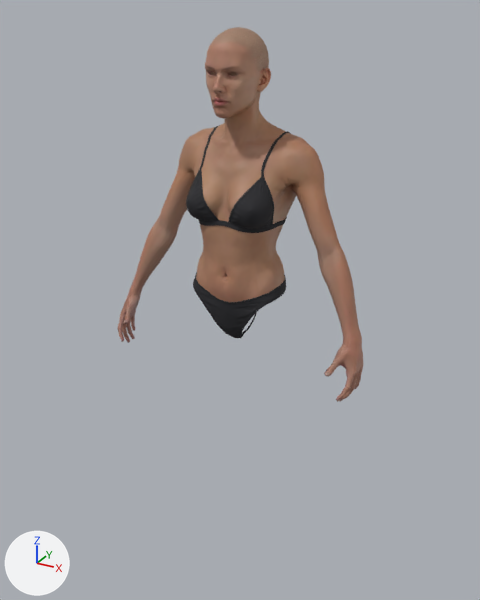
The glTF model muscle-studio/public/models/ecorche/female/skin-lite.glb, before and after one commit.
Camera for both pictures: a 50 mm lens placed at (0.891, -1.632, 1.736), pointed at (-0.017, 0.019, 0.91). Every picture has the same lights, and +X, +Y and +Z are marked at lower left. The first picture is the older version. Where no turn or scale is listed for an object, it has been applied to the vertices. Vertices at exactly the same position are counted once.

Names of what the first picture shows: 'Body_m', 'Female_Clothes_m'.
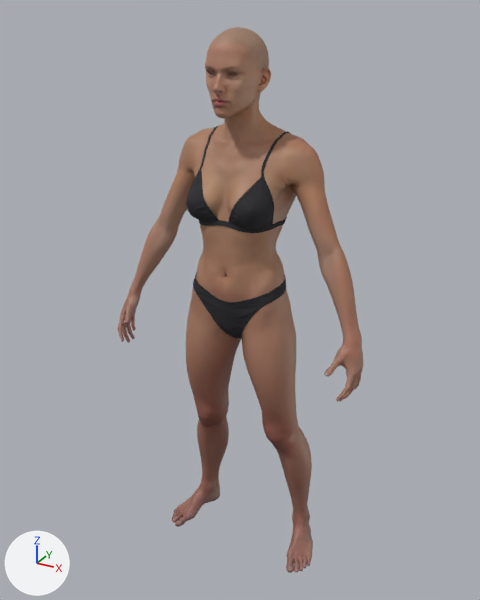
Commit message: Écorché skin: keep the legs

Where the newer file only moved an object's origin or applied its transform, the numbers keep the older frame.

Location of each change, [x1, y1, x2, y2] in pixels of the pictures (480 x 600 px):
'Body_m', reshaped (45% taller)
    before: [118, 27, 363, 402]
    after: [118, 27, 363, 573]
part 1 of me_body_m, added (brown)
    after: [172, 288, 313, 573]

The change, as a list of edits to the scene's bpy script:
```text
Change me_body_m:
    used by ob_body_m; location = (0.0, -0.017, 1.209)
    remove me_body_m.from_pydata(...)  # 9689 vertices, 19163 faces; spans x -0.407..0.407, y -0.131..0.131, z -0.481..0.481
    add me_body_m.from_pydata(...)  # 12993 vertices, 25686 faces; spans x -0.407..0.407, y -0.131..0.156, z -1.21..0.481
    me_body_m part 1: a new loose piece of 4097 vertices spanning x -0.276..0.276, y -0.082..0.156, z -1.21..-0.22, in mat_skin
    other edits to the shape of me_body_m do not show in these pictures
```
